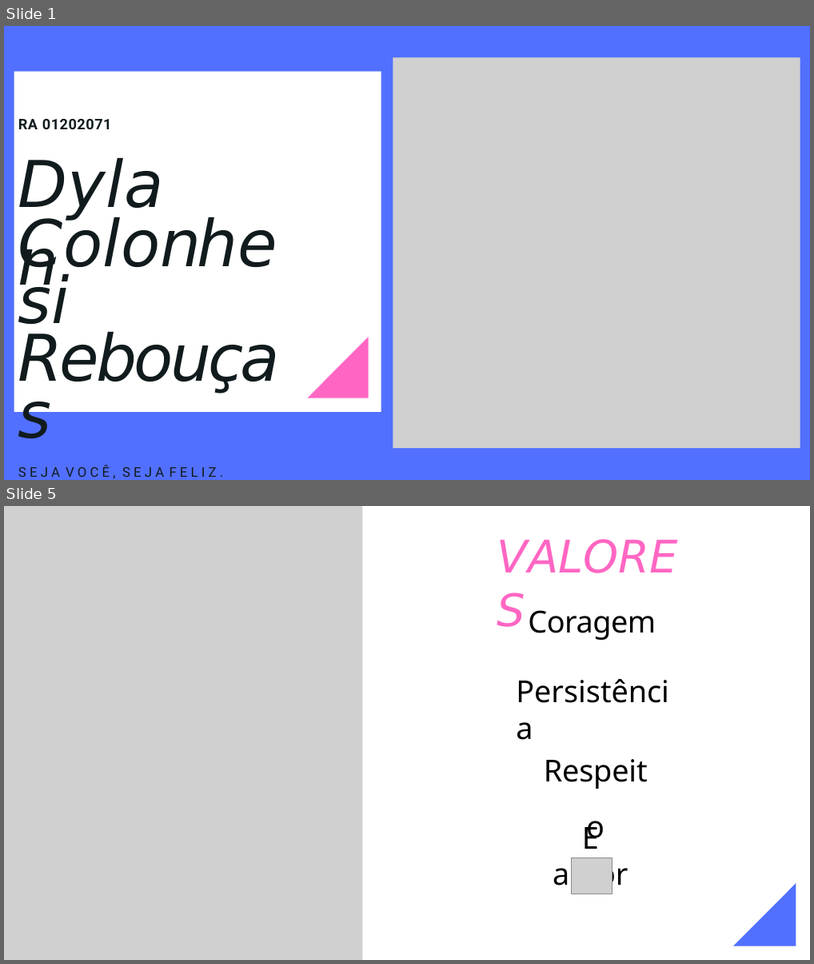
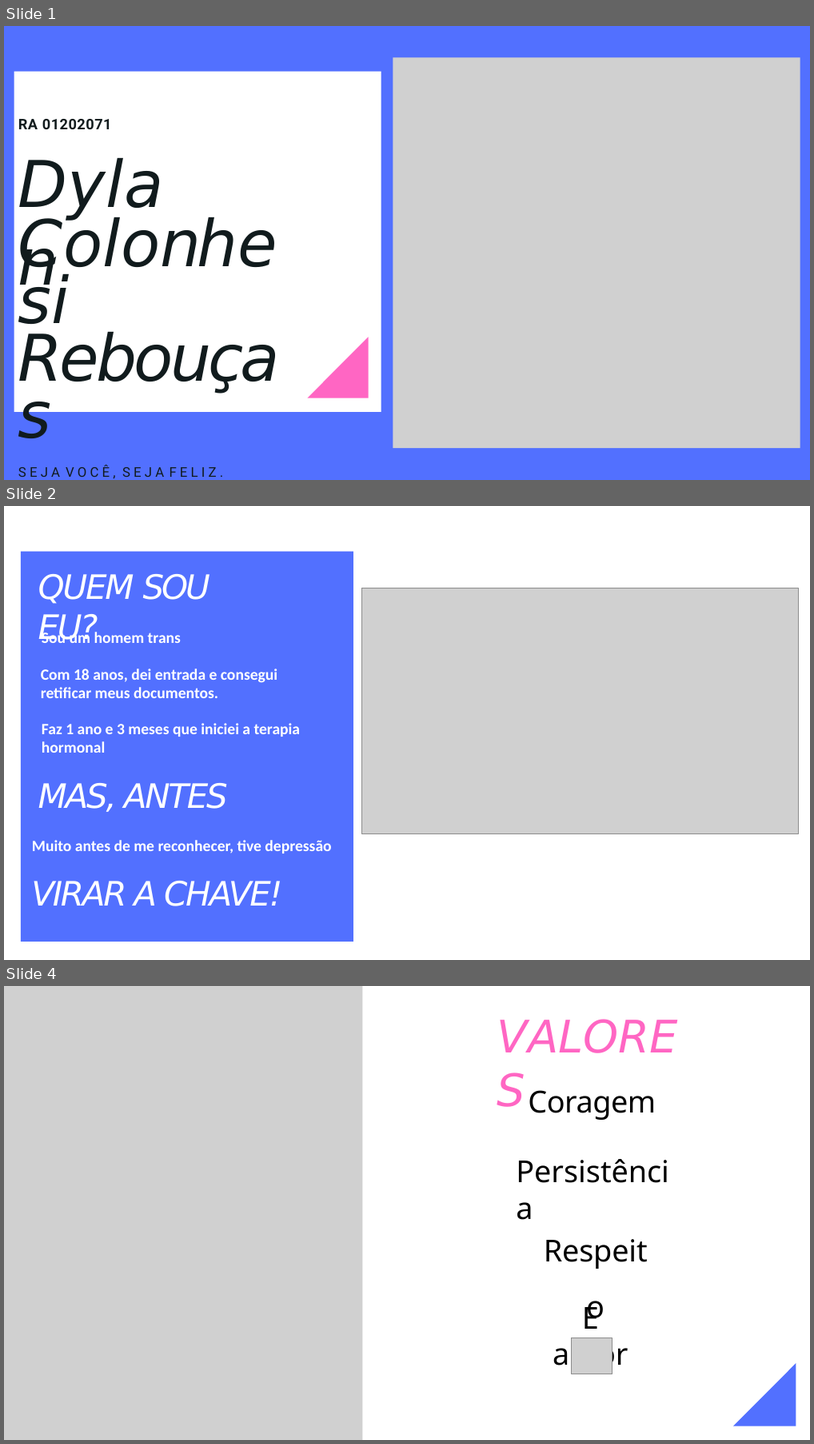
Before and after one commit to dylancolonhesi/TogetherTech-projeto1adsb, a slide deck: documentacao/Slide/Slide Finalizado.pptx. Shown one above the other, each under a label of ours: slides 1 and 5 before the commit, slides 1, 2 and 4 after it; the slides between them are not shown. The pictures are 814x964 and 814x1444 pixels, drawn with LibreOffice and Linux fonts; fonts in the diff are those of the drawing; grey boxes stand for pictures. Boxes give left, top, right and bottom in pixels: in the first picture for what was removed or moved away, otherwise in the second. Text is boxed around its words. In the diff, an @@ line names an element or a change of style, - is before the commit and + after.

```diff
--- a/documentacao/Slide/Slide Finalizado.pptx
+++ b/documentacao/Slide/Slide Finalizado.pptx
@@ slide 2 added at (4, 506, 810, 960), background #FFFFFF @@
@@ freeform shape added at (21, 551, 354, 941), fill #5270FF @@
@@ title added at (38, 574, 210, 643), 60 pt, text #FFFFFF, italic @@
+QUEM SOU EU?
@@ picture added at (362, 588, 798, 834) @@
@@ text added at (42, 630, 181, 643), 28 pt, text #FFFFFF, bold @@
+Sou um homem trans
@@ text added at (41, 668, 278, 698), 28 pt, text #FFFFFF, bold @@
+Com 18 anos, dei entrada e consegui retificar meus documentos.
@@ text added at (42, 723, 301, 752), 28 pt, text #FFFFFF, bold @@
+Faz 1 ano e 3 meses que iniciei a terapia hormonal
@@ text added at (38, 783, 228, 812), 60 pt, text #FFFFFF, italic @@
+MAS, ANTES
@@ text added at (32, 840, 331, 853), 28 pt, text #FFFFFF, bold @@
+Muito antes de me reconhecer, tive depressão
@@ text added at (31, 880, 282, 906), 60 pt, text #FFFFFF, italic @@
+VIRAR A CHAVE!
@@ what was slide 5 is now slide 4 @@
```
Also in this commit, not shown: 3 slides changed, 2 slides removed, 5 other files.
